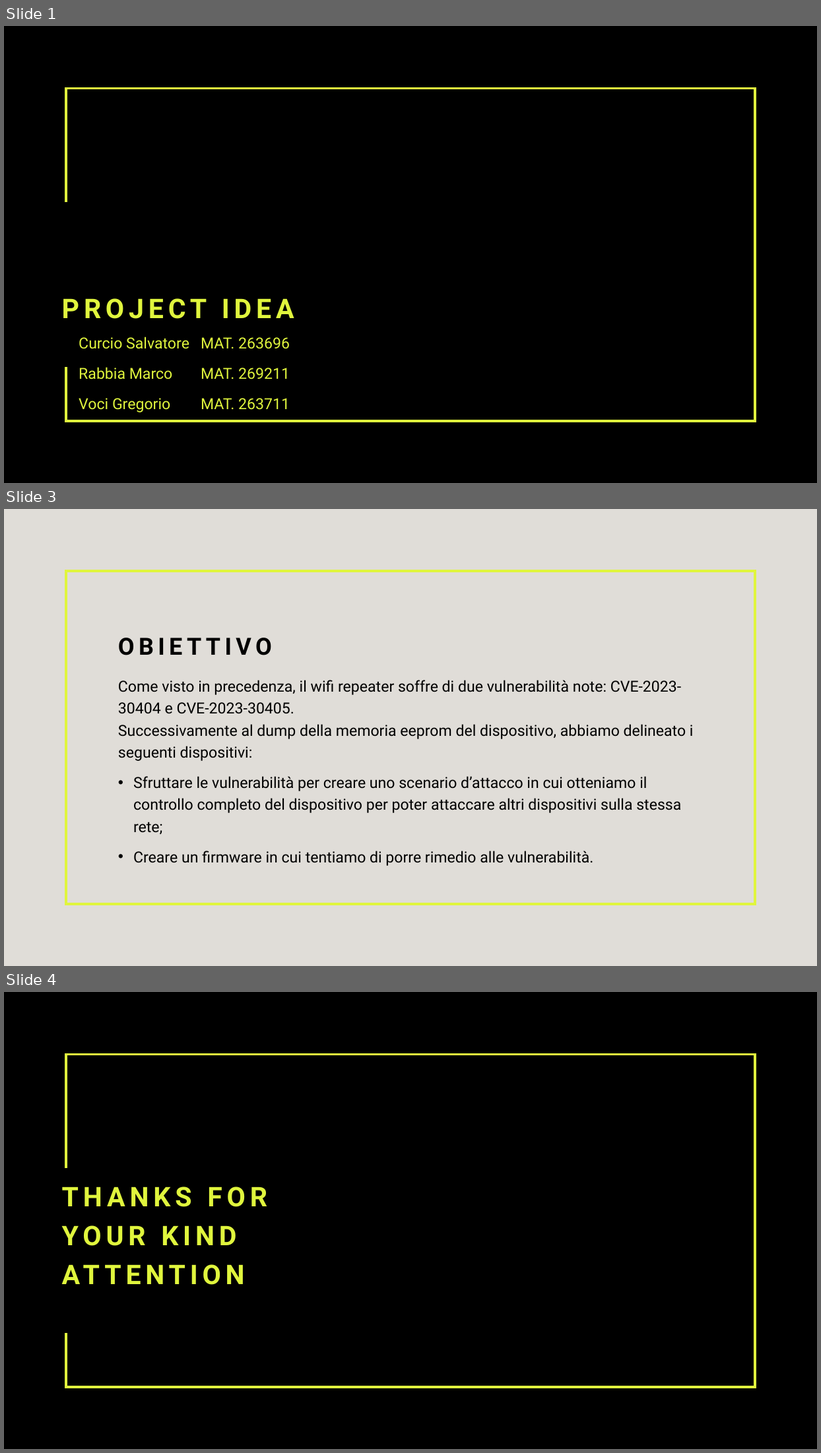
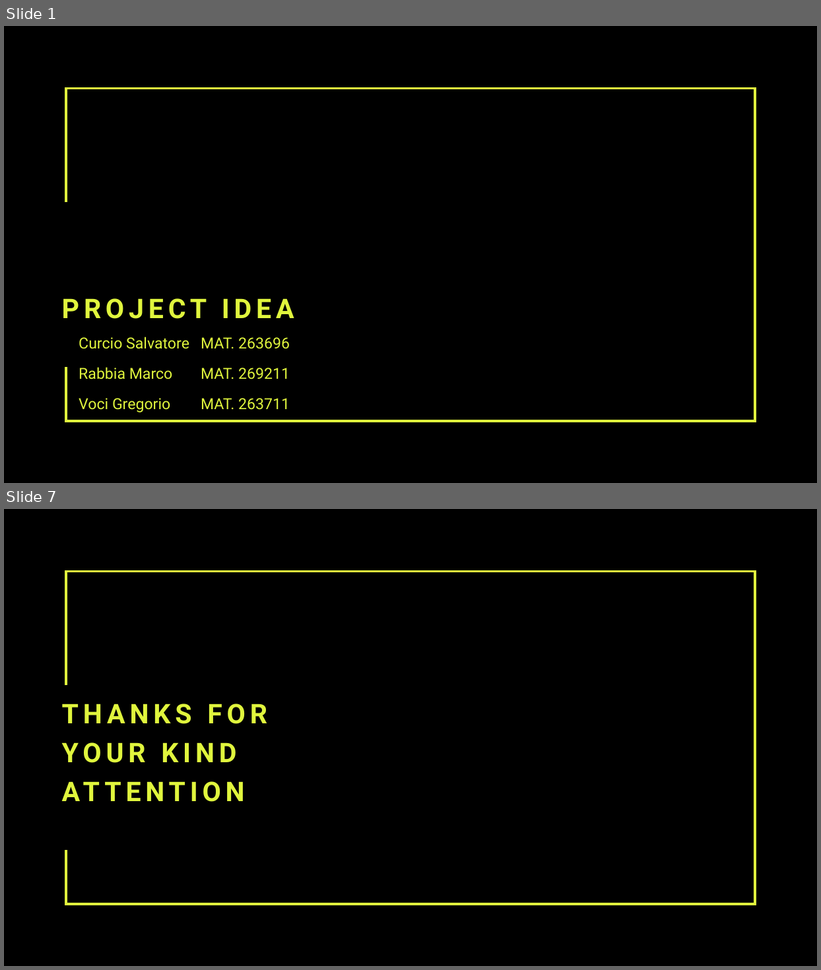
Before and after one commit to Gory-git/progetto_IoT, a slide deck: file/documents/CurcioRabbiaVociPresentation.pptx. Shown one above the other, each under a label of ours: slides 1, 3 and 4 before the commit, slides 1 and 7 after it; the slides between them are not shown. The pictures are 821x1453 and 821x970 pixels, drawn with LibreOffice and Linux fonts; fonts in the diff are those of the drawing; background and template pictures are left out; a plain dark background stands for a picture behind light text. Boxes give left, top, right and bottom in pixels: in the first picture for what was removed or moved away, otherwise in the second. Text is boxed around its words. In the diff, an @@ line names an element or a change of style, - is before the commit and + after.

```diff
--- a/file/documents/CurcioRabbiaVociPresentation.pptx
+++ b/file/documents/CurcioRabbiaVociPresentation.pptx
@@ slide 3 removed at (4, 509, 817, 966), background #E0DDD8 @@
@@ rectangle removed at (66, 571, 755, 904) @@
@@ title removed at (118, 638, 272, 656) @@
-OBIETTIVO
@@ text removed at (118, 680, 694, 866) @@
-Come visto in precedenza, il wifi repeater soffre di due vulnerabilità note: CVE-2023-30404 e CVE-2023-30405.
-Successivamente al dump della memoria eeprom del dispositivo, abbiamo delineato i seguenti dispositivi:
-• Sfruttare le vulnerabilità per creare uno scenario d’attacco in cui otteniamo il controllo completo del dispositivo per poter attaccare altri dispositivi sulla stessa rete;
-• Creare un firmware in cui tentiamo di porre rimedio alle vulnerabilità.
@@ what was slide 4 is now slide 7 @@
```
Also in this commit, not shown: 5 slides added, 1 other slide removed, 16 other files.
